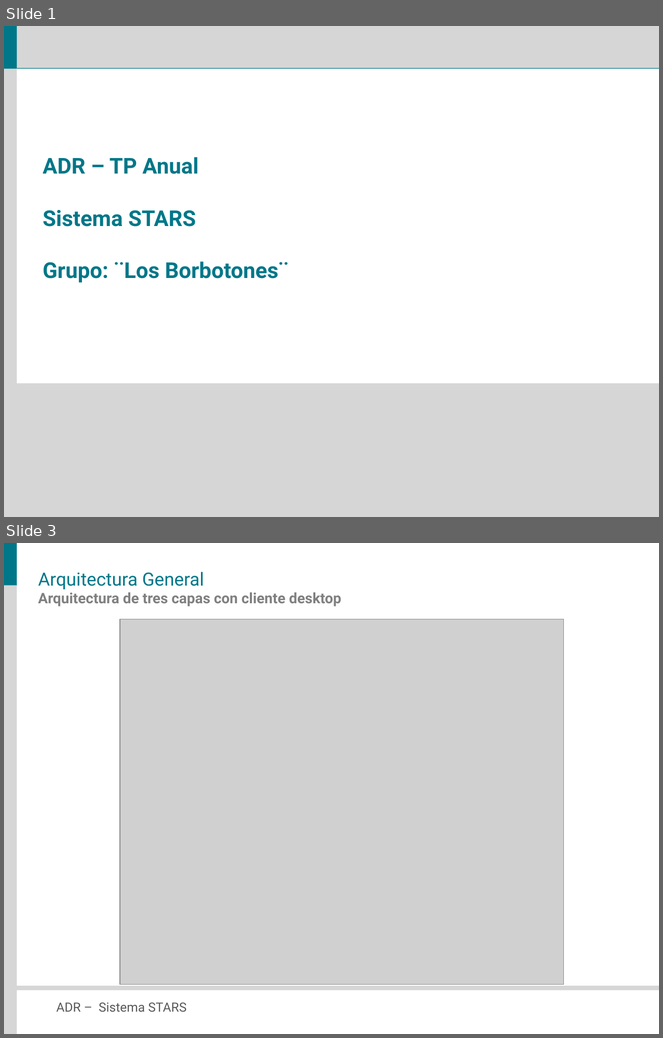
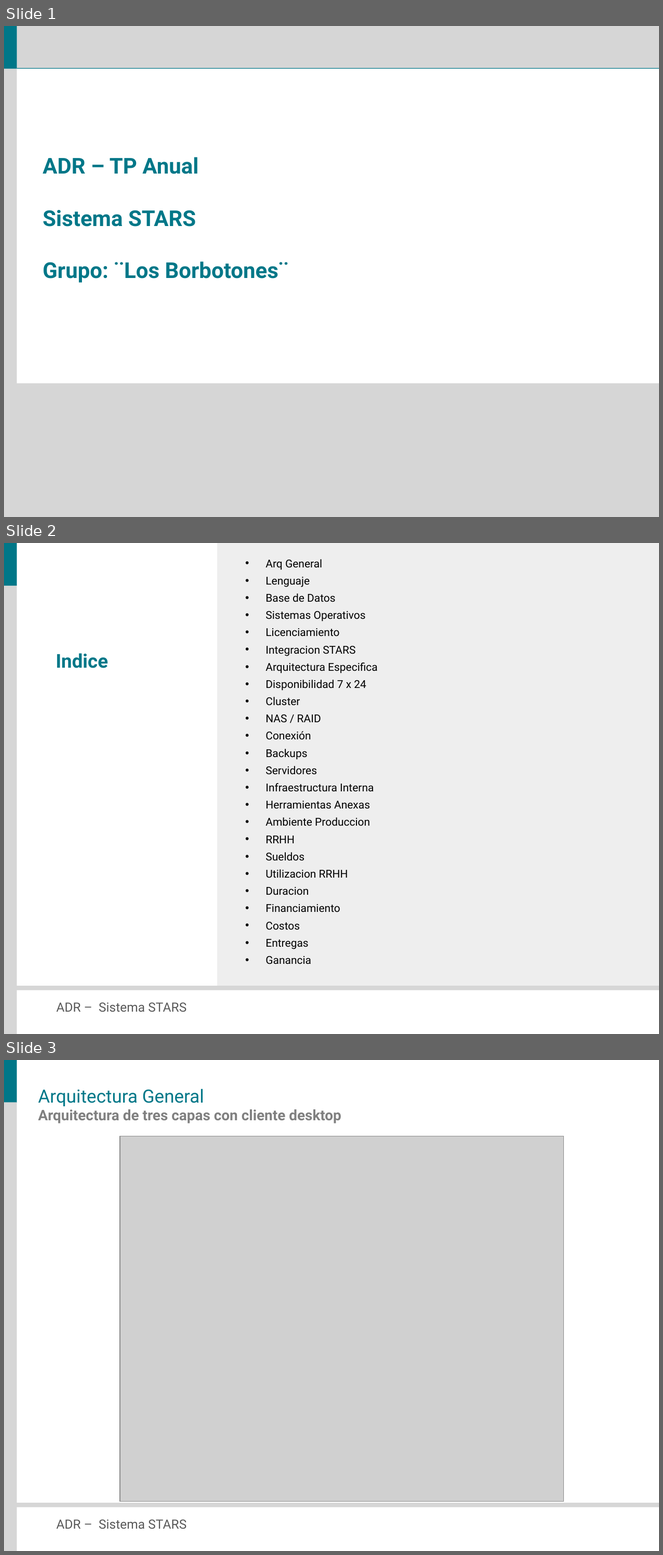
Before and after one commit to veritoreinoso/adr-2010, a slide deck: Presentacion.pptx. Shown one above the other, each under a label of ours: slides 1 and 3 before the commit, slides 1, 2 and 3 after it; the slides between them are not shown. The pictures are 663x1038 and 663x1555 pixels, drawn with LibreOffice and Linux fonts; fonts in the diff are those of the drawing; grey boxes stand for pictures. Boxes give left, top, right and bottom in pixels: in the first picture for what was removed or moved away, otherwise in the second. Text is boxed around its words. In the diff, an @@ line names an element or a change of style, - is before the commit and + after.

```diff
--- a/Presentacion.pptx
+++ b/Presentacion.pptx
@@ slide 2 added at [4, 543, 659, 1034], background #FFFFFF; not listed: 4 template elements that a slide beside it also shows @@
@@ rectangle added at [218, 543, 659, 989], fill #EEEEEE @@
@@ text added at [266, 559, 378, 965], 12 pt, text #000000 @@
+• Arq General
+• Lenguaje
+• Base de Datos
+• Sistemas Operativos
+• Licenciamiento
+• Integracion STARS
+• Arquitectura Especifica
+• Disponibilidad 7 x 24
+• Cluster
+• NAS / RAID
+• Conexión
+• Backups
+• Servidores
+• Infraestructura Interna
+• Herramientas Anexas
+• Ambiente Produccion
+• RRHH
+• Sueldos
+• Utilizacion RRHH
+• Duracion
+• Financiamiento
+• Costos
+• Entregas
+• Ganancia
@@ text added at [56, 653, 109, 668], 21 pt, text #007788, bold @@
+Indice
```
Also in this commit, not shown: 1 slide removed.
